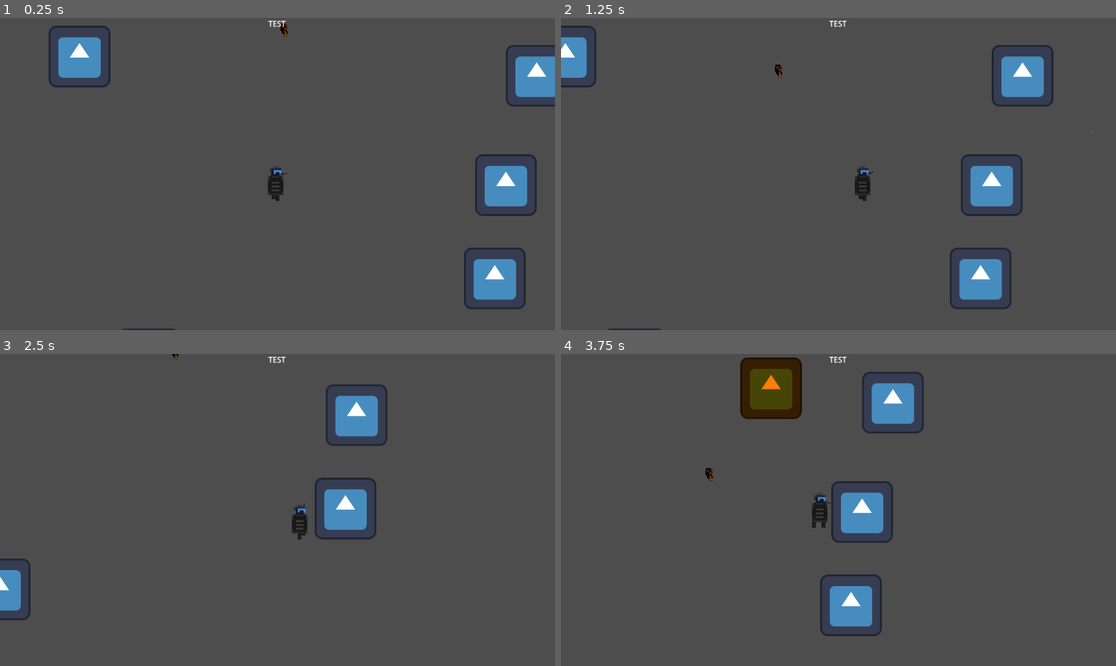
Above: before the commit, frames 1-4 (two rows, left to right).
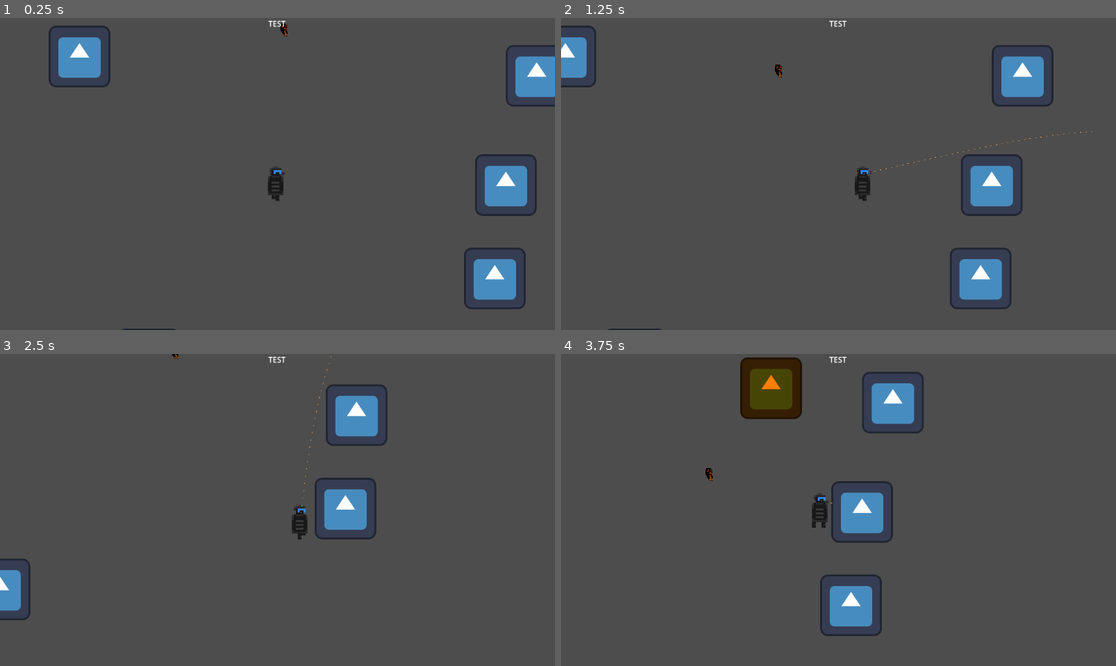
Above: after the commit, the same moments.

Repository: pingwin01games/BialJam2024
Game: Godot game, scene res://scene/world.tscn
The game is run twice, just before and just after one commit, with the same random seed, the same clock (stepped at 60 frames per second) and the same inputs. The engine's default icon, where the game draws it, is replaced by a stand-in: a white triangle on a blue panel in a dark square.
Inputs (mouse positions are in pixels of both pictures, inside the frame that each line leads up to):
- Up to frame 1 (0.25 s): no input
- Up to frame 2 (1.25 s): move the mouse to (960, 158) at 0.52 s; press the mouse at (960, 158) at 0.53 s; hold Right (ui_right) from 0.53 s (still down)
- Up to frame 3 (2.5 s): move the mouse to (166, 525) at 1.27 s; release Right (ui_right) at 1.28 s; release the mouse at (166, 525) at 1.28 s; hold Down (ui_down) 1.28-2.03 s; click (166, 525) at 1.35 s; move the mouse to (333, 441) at 2.02 s; press the mouse at (333, 441) at 2.03 s; hold Right (ui_right) from 2.03 s (still down)
- Up to frame 4 (3.75 s): move the mouse to (810, 572) at 2.77 s; release Right (ui_right) at 2.78 s; release the mouse at (810, 572) at 2.78 s; hold Up (ui_up) 2.78-3.53 s; click (810, 572) at 2.85 s; move the mouse to (1005, 556) at 3.52 s; press the mouse at (1005, 556) at 3.53 s; hold Left (ui_left) from 3.53 s (still down)

The runs differ from the first frame. In frame 1, less than 0.1% of the frame differs, in the area x 48-52%, y 49-51%; in frame 2, less than 0.1%, in the area x 53-95%, y 36-51%; in frame 3, less than 0.1%; in frame 4, less than 0.1%.

Commit message:
dodano minigun i zmieniono strzelanie
teraz przytrzymuje się myszkę i strzela

Diff:
--- /dev/null
+++ b/scene/Guns/minigun.tscn
@@ -0,0 +1,15 @@
+[gd_scene load_steps=4 format=3 uid="uid://fkuvt0m44q6k"]
+
+[ext_resource type="PackedScene" uid="uid://dbrsi3jtottgr" path="res://scene/Guns/gun_template.tscn" id="1_4yahe"]
+[ext_resource type="Texture2D" uid="uid://bbxhcv0vh202j" path="res://Sprites/Guns/minigyun.png" id="2_2h4cq"]
+[ext_resource type="Script" path="res://scene/Guns/minigun_logic.gd" id="2_teqdf"]
+
+[node name="Gun_Template" instance=ExtResource("1_4yahe")]
+script = ExtResource("2_teqdf")
+
+[node name="Gun_Sprite" parent="." index="0"]
+scale = Vector2(2, 2)
+texture = ExtResource("2_2h4cq")
+
+[node name="ROF" parent="." index="2"]
+wait_time = 0.05
--- /dev/null
+++ b/scene/Guns/minigun_logic.gd
@@ -0,0 +1,11 @@
+extends "res://scene/Guns/gun_template.gd"
+
+
+# Called when the node enters the scene tree for the first time.
+func _ready():
+	maxAmmo = 200
+	curAmmo = 200
+	maxMag = 2
+	curMag = 2
+	distanceToGun = 32
+	projectileScene = preload("res://scene/Guns/projectiles/bullet.tscn")
--- a/scene/gracz.tscn
+++ b/scene/gracz.tscn
@@ -1,8 +1,8 @@
 [gd_scene load_steps=13 format=3 uid="uid://don334ykj1ehi"]
 
 [ext_resource type="Script" path="res://script/gracz.gd" id="1_d3427"]
-[ext_resource type="PackedScene" uid="uid://djvh26t85t4o3" path="res://scene/Guns/dmr.tscn" id="3_dtil8"]
 [ext_resource type="Script" path="res://script/WeaponManager.gd" id="3_s1mo5"]
+[ext_resource type="PackedScene" uid="uid://fkuvt0m44q6k" path="res://scene/Guns/minigun.tscn" id="3_yxcuh"]
 [ext_resource type="PackedScene" uid="uid://dbrsi3jtottgr" path="res://scene/Guns/gun_template.tscn" id="4_082ke"]
 [ext_resource type="Texture2D" uid="uid://ce0i3h1wcu3k8" path="res://Sprites/Players/mc1.png" id="4_hlrhp"]
 [ext_resource type="Texture2D" uid="uid://cy8ourctiuqwh" path="res://Sprites/Players/mc2.png" id="5_1j4c6"]
@@ -61,7 +61,7 @@
 position = Vector2(20, 0)
 script = ExtResource("3_s1mo5")
 
-[node name="Gun_Template2" parent="hand" instance=ExtResource("3_dtil8")]
+[node name="Gun_Template2" parent="hand" instance=ExtResource("3_yxcuh")]
 
 [node name="Gun_Template" parent="hand" instance=ExtResource("4_082ke")]
 visible = false
--- a/script/WeaponManager.gd
+++ b/script/WeaponManager.gd
@@ -25,7 +25,7 @@
 		currentAmmo = get_child(0).get_info("ammo")
 
 
-	if Input.is_action_just_pressed("shoot"):
+	if Input.is_action_pressed("shoot"):
 		if get_child(0).has_method("shoot"):
 			get_child(0).shoot()
 
